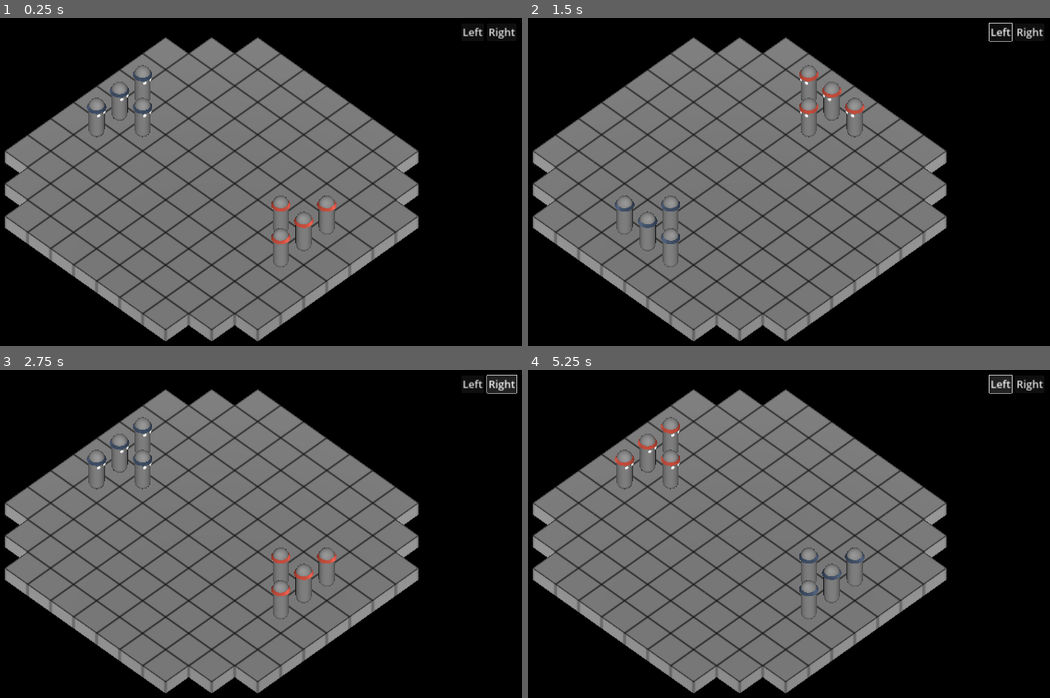
Above: before the commit, frames 1-4 (two rows, left to right).
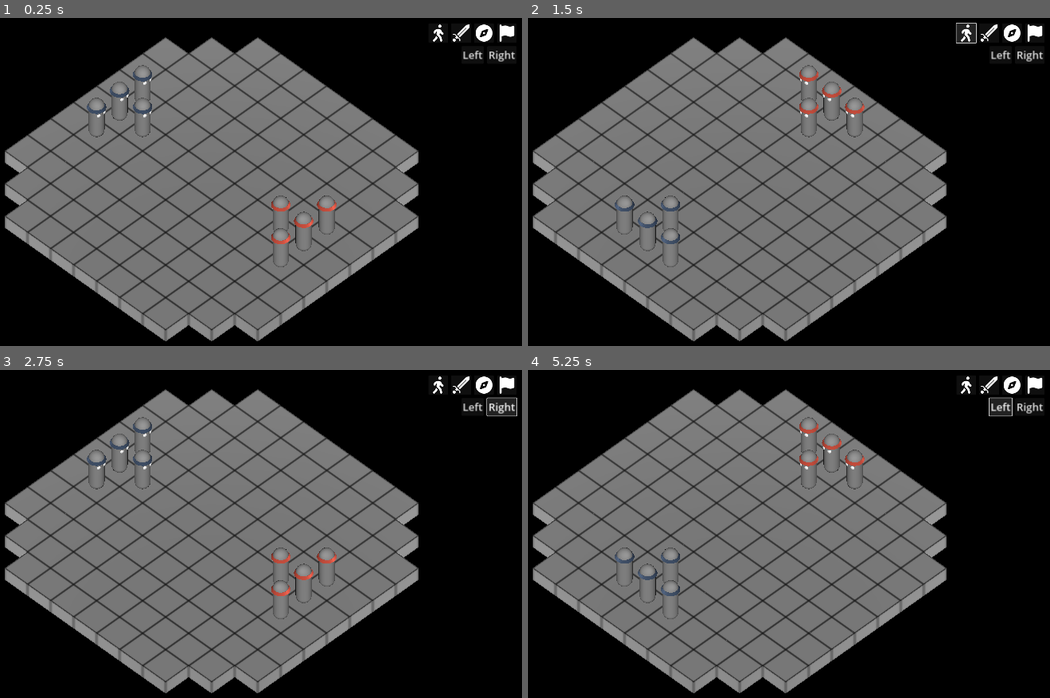
Above: after the commit, the same moments.

Repository: telmotrooper/meagre-tactics
Game: Godot game, scene res://main.tscn
Two runs of this game, one before a commit and one after it. Both use one fixed random seed, a clock stepped at 60 frames per second and the inputs below.
Inputs (mouse positions are in pixels of both pictures, inside the frame that each line leads up to):
- Up to frame 1 (0.25 s): no input
- Up to frame 2 (1.5 s): click "Left" at 0.5 s; click (966, 34) at 1.27 s
- Up to frame 3 (2.75 s): click "Right" at 2 s
- Up to frame 4 (5.25 s): click (987, 386) at 2.77 s; click (1013, 386) at 3.52 s; click (1034, 386) at 4.27 s; click "Left" at 5 s

The runs differ from the first frame. In frame 1, 0.6% of the frame differs, in the area x 82-99%, y 1-14%; in frame 2, 0.8%; in frame 3, 0.9%; in frame 4, 3.0%, in the area x 16-99%, y 1-85%.

Commit message:
added ui icons

Diff:
--- a/main.tscn
+++ b/main.tscn
@@ -1,10 +1,14 @@
-[gd_scene load_steps=7 format=3 uid="uid://cm7b76vakvonu"]
+[gd_scene load_steps=11 format=3 uid="uid://cm7b76vakvonu"]
 
 [ext_resource type="PackedScene" uid="uid://c7ss0ckdihwsf" path="res://board.tscn" id="1_655q7"]
 [ext_resource type="PackedScene" uid="uid://bfr6ahl1msuvj" path="res://unit/unit.tscn" id="2_6erff"]
 [ext_resource type="Script" path="res://board.gd" id="2_w2gau"]
 [ext_resource type="Script" path="res://camera_pivot.gd" id="3_6mpia"]
 [ext_resource type="Script" path="res://ui.gd" id="5_a6jqn"]
+[ext_resource type="Texture2D" uid="uid://ciyp1bil8gpwc" path="res://ui/icons/person_walking_solid_fontawesome.svg" id="6_noigk"]
+[ext_resource type="Texture2D" uid="uid://di2b1a8dths6l" path="res://ui/icons/sword_svgrepo.svg" id="7_r4f44"]
+[ext_resource type="Texture2D" uid="uid://bakrcnvpwphm1" path="res://ui/icons/compass_solid_fontawesome.svg" id="8_8ni02"]
+[ext_resource type="Texture2D" uid="uid://by8h6e7prfgao" path="res://ui/icons/flag_solid_fontawesome.svg" id="9_cxhl0"]
 
 [sub_resource type="Environment" id="Environment_loftu"]
 background_mode = 1
@@ -79,16 +83,44 @@
 grow_vertical = 2
 mouse_filter = 2
 
-[node name="HBoxContainer" type="HBoxContainer" parent="UI/MarginContainer"]
+[node name="VBoxContainer" type="VBoxContainer" parent="UI/MarginContainer"]
+layout_mode = 2
+
+[node name="HBoxContainer" type="HBoxContainer" parent="UI/MarginContainer/VBoxContainer"]
 layout_mode = 2
 size_flags_horizontal = 8
 size_flags_vertical = 0
 
-[node name="LeftButton" type="Button" parent="UI/MarginContainer/HBoxContainer"]
+[node name="Button" type="Button" parent="UI/MarginContainer/VBoxContainer/HBoxContainer"]
+layout_mode = 2
+icon = ExtResource("6_noigk")
+icon_alignment = 1
+
+[node name="Button2" type="Button" parent="UI/MarginContainer/VBoxContainer/HBoxContainer"]
+layout_mode = 2
+icon = ExtResource("7_r4f44")
+icon_alignment = 1
+
+[node name="Button3" type="Button" parent="UI/MarginContainer/VBoxContainer/HBoxContainer"]
+layout_mode = 2
+icon = ExtResource("8_8ni02")
+icon_alignment = 1
+
+[node name="Button4" type="Button" parent="UI/MarginContainer/VBoxContainer/HBoxContainer"]
+layout_mode = 2
+icon = ExtResource("9_cxhl0")
+icon_alignment = 1
+
+[node name="HBoxContainer2" type="HBoxContainer" parent="UI/MarginContainer/VBoxContainer"]
+layout_mode = 2
+size_flags_horizontal = 8
+size_flags_vertical = 0
+
+[node name="LeftButton" type="Button" parent="UI/MarginContainer/VBoxContainer/HBoxContainer2"]
 layout_mode = 2
 text = "Left"
 
-[node name="RightButton" type="Button" parent="UI/MarginContainer/HBoxContainer"]
+[node name="RightButton" type="Button" parent="UI/MarginContainer/VBoxContainer/HBoxContainer2"]
 layout_mode = 2
 text = "Right"
 
@@ -102,5 +134,5 @@
 text = "Soldier (Blue)
 HP: 10/10"
 
-[connection signal="pressed" from="UI/MarginContainer/HBoxContainer/LeftButton" to="CameraPivot" method="rotate_camera" binds= [-90.0]]
-[connection signal="pressed" from="UI/MarginContainer/HBoxContainer/RightButton" to="CameraPivot" method="rotate_camera" binds= [90.0]]
+[connection signal="pressed" from="UI/MarginContainer/VBoxContainer/HBoxContainer2/LeftButton" to="CameraPivot" method="rotate_camera" binds= [-90.0]]
+[connection signal="pressed" from="UI/MarginContainer/VBoxContainer/HBoxContainer2/RightButton" to="CameraPivot" method="rotate_camera" binds= [90.0]]
--- a/project.godot
+++ b/project.godot
@@ -27,7 +27,7 @@
 
 [gui]
 
-theme/custom="res://theme.tres"
+theme/custom="res://ui/theme.tres"
 
 [layer_names]
 
--- /dev/null
+++ b/ui/icons/compass_solid_fontawesome.svg
@@ -0,0 +1,37 @@
+<?xml version="1.0" encoding="UTF-8" standalone="no"?>
+<svg
+   viewBox="0 0 512 512"
+   version="1.1"
+   id="svg1"
+   sodipodi:docname="compass_solid_fontawesome.svg"
+   inkscape:version="1.4 (e7c3feb100, 2024-10-09)"
+   xmlns:inkscape="http://www.inkscape.org/namespaces/inkscape"
+   xmlns:sodipodi="http://sodipodi.sourceforge.net/DTD/sodipodi-0.dtd"
+   xmlns="http://www.w3.org/2000/svg"
+   xmlns:svg="http://www.w3.org/2000/svg">
+  <defs
+     id="defs1" />
+  <sodipodi:namedview
+     id="namedview1"
+     pagecolor="#ffffff"
+     bordercolor="#000000"
+     borderopacity="0.25"
+     inkscape:showpageshadow="2"
+     inkscape:pageopacity="0.0"
+     inkscape:pagecheckerboard="0"
+     inkscape:deskcolor="#d1d1d1"
+     inkscape:zoom="1.8984375"
+     inkscape:cx="256"
+     inkscape:cy="256"
+     inkscape:window-width="2192"
+     inkscape:window-height="1173"
+     inkscape:window-x="1920"
+     inkscape:window-y="0"
+     inkscape:window-maximized="1"
+     inkscape:current-layer="svg1" />
+  <!--!Font Awesome Free 6.7.2 by @fontawesome - https://fontawesome.com License - https://fontawesome.com/license/free Copyright 2024 Fonticons, Inc.-->
+  <path
+     d="M256 512A256 256 0 1 0 256 0a256 256 0 1 0 0 512zm50.7-186.9L162.4 380.6c-19.4 7.5-38.5-11.6-31-31l55.5-144.3c3.3-8.5 9.9-15.1 18.4-18.4l144.3-55.5c19.4-7.5 38.5 11.6 31 31L325.1 306.7c-3.2 8.5-9.9 15.1-18.4 18.4zM288 256a32 32 0 1 0 -64 0 32 32 0 1 0 64 0z"
+     id="path1"
+     style="fill:#ffffff" />
+</svg>
--- /dev/null
+++ b/ui/icons/flag_solid_fontawesome.svg
@@ -0,0 +1,39 @@
+<?xml version="1.0" encoding="UTF-8" standalone="no"?>
+<svg
+   viewBox="0 0 512 512"
+   version="1.1"
+   id="svg1"
+   sodipodi:docname="flag_solid.svg"
+   width="512"
+   height="512"
+   inkscape:version="1.4 (e7c3feb100, 2024-10-09)"
+   xmlns:inkscape="http://www.inkscape.org/namespaces/inkscape"
+   xmlns:sodipodi="http://sodipodi.sourceforge.net/DTD/sodipodi-0.dtd"
+   xmlns="http://www.w3.org/2000/svg"
+   xmlns:svg="http://www.w3.org/2000/svg">
+  <defs
+     id="defs1" />
+  <sodipodi:namedview
+     id="namedview1"
+     pagecolor="#ffffff"
+     bordercolor="#000000"
+     borderopacity="0.25"
+     inkscape:showpageshadow="2"
+     inkscape:pageopacity="0.0"
+     inkscape:pagecheckerboard="0"
+     inkscape:deskcolor="#d1d1d1"
+     inkscape:zoom="1.8984375"
+     inkscape:cx="223.86831"
+     inkscape:cy="256"
+     inkscape:window-width="2192"
+     inkscape:window-height="1173"
+     inkscape:window-x="1920"
+     inkscape:window-y="0"
+     inkscape:window-maximized="1"
+     inkscape:current-layer="svg1" />
+  <!--!Font Awesome Free 6.7.2 by @fontawesome - https://fontawesome.com License - https://fontawesome.com/license/free Copyright 2024 Fonticons, Inc.-->
+  <path
+     d="M 96,32 C 96,14.3 81.7,0 64,0 46.3,0 32,14.3 32,32 v 32 304 112 c 0,17.7 14.3,32 32,32 17.7,0 32,-14.3 32,-32 V 352 l 64.3,-16.1 c 41.1,-10.3 84.6,-5.5 122.5,13.4 44.2,22.1 95.5,24.8 141.7,7.4 l 34.7,-13 C 471.7,339 480,327.1 480,313.7 V 66 C 480,43 455.8,28 435.2,38.3 l -9.6,4.8 C 379.3,66.3 324.8,66.3 278.5,43.1 243.4,25.5 203.1,21.1 165,30.6 L 96,48 Z"
+     id="path1"
+     style="fill:#ffffff" />
+</svg>
--- /dev/null
+++ b/ui/icons/person_walking_solid_fontawesome.svg
@@ -0,0 +1,39 @@
+<?xml version="1.0" encoding="UTF-8" standalone="no"?>
+<svg
+   viewBox="0 0 512 512"
+   version="1.1"
+   id="svg1"
+   sodipodi:docname="person_walking_solid_fontawesome.svg"
+   width="512"
+   height="512"
+   inkscape:version="1.4 (e7c3feb100, 2024-10-09)"
+   xmlns:inkscape="http://www.inkscape.org/namespaces/inkscape"
+   xmlns:sodipodi="http://sodipodi.sourceforge.net/DTD/sodipodi-0.dtd"
+   xmlns="http://www.w3.org/2000/svg"
+   xmlns:svg="http://www.w3.org/2000/svg">
+  <defs
+     id="defs1" />
+  <sodipodi:namedview
+     id="namedview1"
+     pagecolor="#ffffff"
+     bordercolor="#000000"
+     borderopacity="0.25"
+     inkscape:showpageshadow="2"
+     inkscape:pageopacity="0.0"
+     inkscape:pagecheckerboard="0"
+     inkscape:deskcolor="#d1d1d1"
+     inkscape:zoom="1.5996094"
+     inkscape:cx="160.66422"
+     inkscape:cy="256.31257"
+     inkscape:window-width="2192"
+     inkscape:window-height="1173"
+     inkscape:window-x="1920"
+     inkscape:window-y="0"
+     inkscape:window-maximized="1"
+     inkscape:current-layer="svg1" />
+  <!--!Font Awesome Free 6.7.2 by @fontawesome - https://fontawesome.com License - https://fontawesome.com/license/free Copyright 2024 Fonticons, Inc.-->
+  <path
+     d="m 255.99518,48.0125 a 48,48 0 1 1 96,0 48,48 0 1 1 -96,0 z m -33.5,151.3 c -1,0.4 -1.9,0.8 -2.9,1.2 l -8,3.5 c -16.4,7.3 -29,21.2 -34.7,38.2 l -2.6,7.8 c -5.6,16.8 -23.7,25.8 -40.5,20.2 -16.8,-5.6 -25.8,-23.7 -20.2,-40.5 l 2.6,-7.8 c 11.4,-34.1 36.6,-61.9 69.4,-76.5 l 8,-3.5 c 20.8,-9.2 43.3,-14 66.1,-14 44.6,0 84.8,26.8 101.9,67.9 l 15.4,36.9 21.4,10.7 c 15.8,7.9 22.2,27.1 14.3,42.9 -7.9,15.8 -27.1,22.2 -42.9,14.3 l -26.8,-13.3 c -10.3,-5.2 -18.4,-13.8 -22.8,-24.5 l -9.6,-23 -19.3,65.5 49.5,54 c 5.4,5.9 9.2,13 11.2,20.8 l 23,92.1 c 4.3,17.1 -6.1,34.5 -23.3,38.8 -17.2,4.3 -34.5,-6.1 -38.8,-23.3 l -22,-88.1 -70.7,-77.1 c -14.8,-16.1 -20.3,-38.6 -14.7,-59.7 l 16.9,-63.5 z m -57.8,198.7 25,-62.4 c 2.1,3 4.5,5.8 7,8.6 l 40.7,44.4 -14.5,36.2 c -2.4,6 -6,11.5 -10.6,16.1 l -61.7,61.7 c -12.5,12.5 -32.8,12.5 -45.3,0 -12.499998,-12.5 -12.499998,-32.8 0,-45.3 z"
+     id="path1"
+     style="fill:#ffffff" />
+</svg>
--- /dev/null
+++ b/ui/icons/sword_svgrepo.svg
@@ -0,0 +1,53 @@
+<?xml version="1.0" encoding="UTF-8" standalone="no"?>
+<!-- Uploaded to: SVG Repo, www.svgrepo.com, Generator: SVG Repo Mixer Tools -->
+
+<svg
+   fill="#000000"
+   height="512"
+   width="512"
+   version="1.1"
+   id="Capa_1"
+   viewBox="0 0 185.74464 185.74464"
+   xml:space="preserve"
+   sodipodi:docname="sword_svgrepo.svg"
+   inkscape:version="1.4 (e7c3feb100, 2024-10-09)"
+   xmlns:inkscape="http://www.inkscape.org/namespaces/inkscape"
+   xmlns:sodipodi="http://sodipodi.sourceforge.net/DTD/sodipodi-0.dtd"
+   xmlns="http://www.w3.org/2000/svg"
+   xmlns:svg="http://www.w3.org/2000/svg"><defs
+   id="defs3" /><sodipodi:namedview
+   id="namedview3"
+   pagecolor="#ffffff"
+   bordercolor="#000000"
+   borderopacity="0.25"
+   inkscape:showpageshadow="2"
+   inkscape:pageopacity="0.0"
+   inkscape:pagecheckerboard="0"
+   inkscape:deskcolor="#d1d1d1"
+   inkscape:zoom="1.02375"
+   inkscape:cx="256.89866"
+   inkscape:cy="178.75458"
+   inkscape:window-width="2192"
+   inkscape:window-height="1173"
+   inkscape:window-x="1920"
+   inkscape:window-y="0"
+   inkscape:window-maximized="1"
+   inkscape:current-layer="Capa_1" />
+<g
+   id="g3"
+   transform="matrix(0.64007264,0,0,0.64000207,-0.01024116,4.0176765e-5)"
+   style="fill:#ffffff">
+	<path
+   d="m 63.951,243.575 c -1.945,-3.578 -4.401,-6.907 -7.363,-9.869 -3.106,-3.102 -6.626,-5.633 -10.4,-7.63 -4.51,-2.387 -0.945,-7.5 -0.945,-7.5 4.616,-7.023 8.825,-14.079 12.305,-20.226 L 34.185,175.006 H 11.504 c -4.362,0 -7.898,-3.539 -7.898,-7.902 0,-4.361 3.536,-7.9 7.898,-7.9 h 25.947 c 2.1,0 4.107,0.832 5.588,2.312 l 85.379,85.291 c 1.483,1.483 2.315,3.495 2.315,5.589 v 26.073 c 0,4.365 -3.537,7.897 -7.9,7.897 -4.367,0 -7.904,-3.531 -7.904,-7.897 v -22.798 l -23.27,-23.24 c -6.281,3.707 -13.582,8.252 -20.816,13.25 -0.001,-0.002 -4.145,2.948 -6.892,-2.106 z"
+   id="path1"
+   style="fill:#ffffff" />
+	<path
+   d="m 26.61,237.102 c -7.106,0 -13.784,2.764 -18.812,7.784 -5.019,5.015 -7.782,11.686 -7.782,18.778 0,7.097 2.764,13.762 7.782,18.776 5.027,5.016 11.706,7.783 18.812,7.785 7.102,0 13.781,-2.77 18.804,-7.785 5.023,-5.015 7.79,-11.682 7.79,-18.776 0,-7.093 -2.768,-13.764 -7.79,-18.778 -5.022,-5.02 -11.702,-7.784 -18.804,-7.784 z"
+   id="path2"
+   style="fill:#ffffff" />
+	<path
+   d="m 100.985,182.318 c -3.502,3.499 -9.232,3.499 -12.734,10e-4 l -8.81,-8.801 c -3.502,-3.498 -3.502,-9.223 0,-12.721 L 229.832,10.564 c 3.502,-3.498 10.401,-6.727 15.33,-7.175 l 36.862,-3.352 c 4.93,-0.448 8.596,3.218 8.148,8.148 l -3.346,36.791 c -0.448,4.93 -3.68,11.825 -7.182,15.324 l -150.4,150.251 c -3.502,3.498 -9.232,3.498 -12.734,0 l -8.822,-8.813 c -3.502,-3.498 -3.502,-9.223 0,-12.722 L 233.608,63.213 c 1.854,-1.848 1.856,-4.852 0.003,-6.702 -1.848,-1.853 -4.853,-1.853 -6.709,-0.002 z"
+   id="path3"
+   style="fill:#ffffff" />
+</g>
+</svg>
--- a/theme.tres
+++ b/ui/theme.tres
@@ -12,3 +12,4 @@
 RichTextLabel/font_sizes/italics_font_size = 24
 RichTextLabel/font_sizes/mono_font_size = 24
 RichTextLabel/font_sizes/normal_font_size = 24
+VBoxContainer/constants/separation = 10
Not shown, added: ui/icons/compass_solid_fontawesome.svg.import
Not shown, added: ui/icons/flag_solid_fontawesome.svg.import
Not shown, added: ui/icons/person_walking_solid_fontawesome.svg.import
Not shown, added: ui/icons/sword_svgrepo.svg.import
